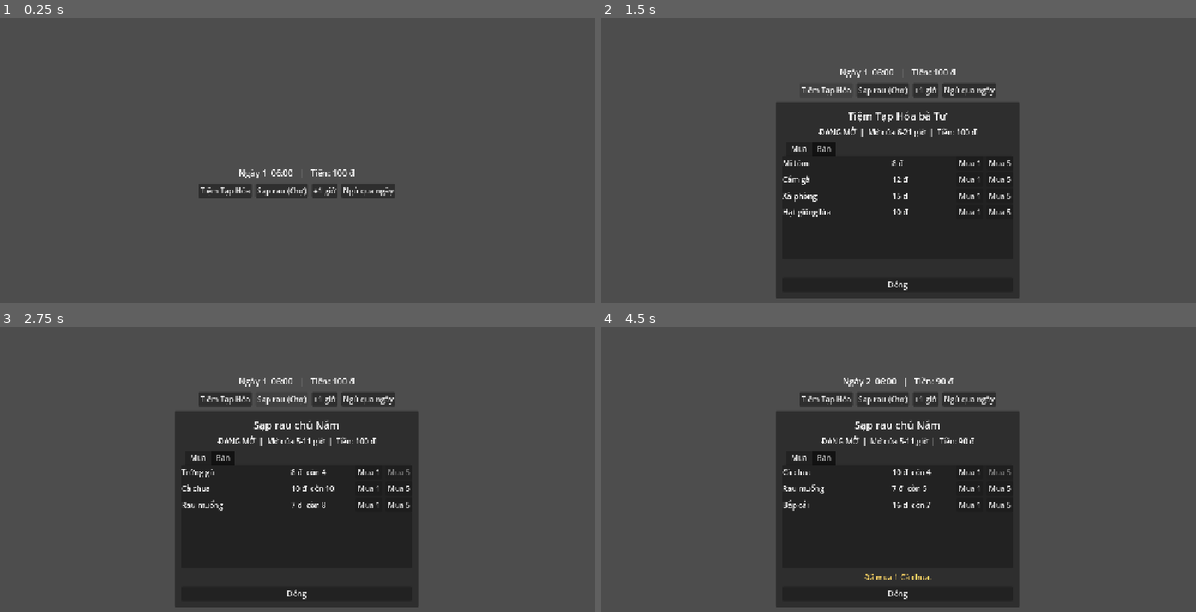
Above: before the commit, frames 1-4 (two rows, left to right).
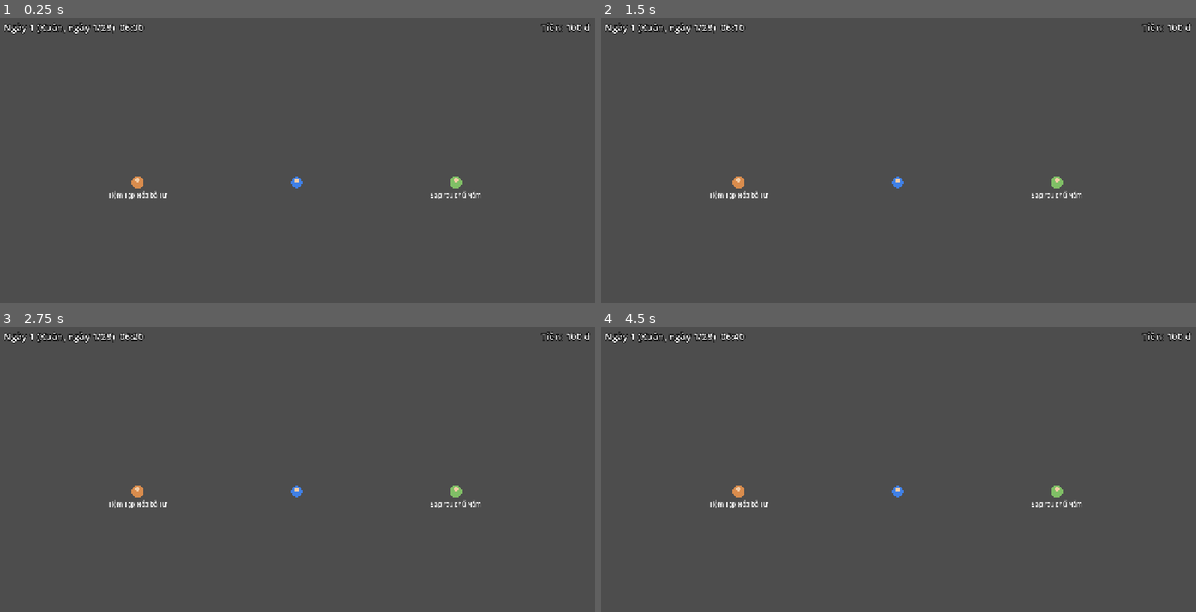
Above: after the commit, the same moments.

Repository: tmtgreen1008/Ngoi_Lang_Nho
Game: Godot game, scene res://maps/sandbox/sandbox.tscn
Same seed, same stepped clock (60 frames per second), same inputs: the game is played once before the commit and once after it. Before the commit the project starts from res://ui/shop/shop_demo.tscn.
Inputs (mouse positions are in pixels of both pictures, inside the frame that each line leads up to):
- Up to frame 1 (0.25 s): no input
- Up to frame 2 (1.5 s): click (827, 191) at 0.5 s, where only the run before the commit has a clickable "Tiệm Tạp Hóa"; click (827, 89) at 1.25 s, where only the run before the commit has a clickable "Tiệm Tạp Hóa"
- Up to frame 3 (2.75 s): click (279, 398) at 2 s, where only the run before the commit has a clickable "Sạp rau (Chợ)"
- Up to frame 4 (4.5 s): click (928, 398) at 2.75 s, where only the run before the commit has a clickable "+1 giờ"; click (969, 398) at 3.5 s, where only the run before the commit has a clickable "Ngủ qua ngày"; click (969, 472) at 4.25 s, where only the run before the commit has a clickable "Mua 1"

The runs differ from the first frame. In frame 1, 2.6% of the frame differs, in the area x 0-100%, y 1-64%; in frame 2, 30%; in frame 3, 30%; in frame 4, 30%, in the area x 0-100%, y 1-99%.

Commit message:
feat: Player, InteractableComponent, VendorNPC, HUD va map sandbox
Player di chuyen 8 huong, nham doi tuong tuong tac gan nhat, khoa khi shop mo.
VendorNPC phat shop_open_requested qua EventBus, ShopUI tu mo. HUD hien gio,
tien, goi y tuong tac. InputMap (WASD/mui ten, E). Anh chup trong docs.

Co-Authored-By: Claude Sonnet 5.5 <noreply@anthropic.com>

Diff:
--- /dev/null
+++ b/components/interactable/interactable_component.gd
@@ -0,0 +1,42 @@
+class_name InteractableComponent
+extends Area2D
+## Gắn vào bất kỳ thực thể nào có thể tương tác (NPC, rương, cửa, giường...).
+##
+## Component chỉ báo "người chơi đã tương tác" qua signal [signal interacted];
+## thực thể chủ sở hữu tự quyết định làm gì (mở shop, ngủ, nhặt đồ...).
+## Người chơi tìm thấy component qua vật lý: component nằm ở layer 2 ("interactable"),
+## còn vùng tìm của Player quét layer 2.
+
+## Người chơi bấm nút tương tác khi đang đứng gần.
+signal interacted(interactor: Node)
+
+## Vật lý: layer dành cho đối tượng tương tác được.
+const INTERACTABLE_LAYER: int = 2
+
+## Dòng gợi ý hiện ở HUD, vd "Nói chuyện với bà Tư".
+@export var prompt_text: String = "Tương tác"
+## Bán kính vùng mà người chơi phải bước vào mới tương tác được.
+@export_range(4.0, 200.0, 1.0) var interact_radius: float = 40.0
+## Tắt tạm thời (cửa hàng đang đóng, rương bị khoá...).
+@export var enabled: bool = true
+
+
+func _ready() -> void:
+	collision_layer = INTERACTABLE_LAYER
+	collision_mask = 0
+	monitoring = false  # Chỉ để người khác phát hiện, không tự phát hiện ai.
+	var shape := CollisionShape2D.new()
+	var circle := CircleShape2D.new()
+	circle.radius = interact_radius
+	shape.shape = circle
+	add_child(shape)
+
+
+func can_interact() -> bool:
+	return enabled
+
+
+## Người chơi [param interactor] tương tác. Không làm gì nếu đang tắt.
+func interact(interactor: Node) -> void:
+	if can_interact():
+		interacted.emit(interactor)
--- a/core/autoload/event_bus.gd
+++ b/core/autoload/event_bus.gd
@@ -38,6 +38,8 @@
 
 signal money_changed(new_amount: int, delta: int)
 ## Mở/đóng giao diện cửa hàng. [param vendor] là VendorData (Resource, tạo ở bước sau).
+## Yêu cầu mở cửa hàng (VendorNPC phát). [param vendor] là VendorComponent, [param buyer] là InventoryComponent của người mua; ShopUI nghe.
+signal shop_open_requested(vendor: Node, buyer: Node)
 signal shop_opened(vendor: Resource)
 signal shop_closed(vendor: Resource)
 ## Giao dịch hoàn tất. [param is_buying] = true nếu người chơi mua.
@@ -49,6 +51,8 @@
 signal interaction_started(interactable: Node)
 signal interaction_ended(interactable: Node)
 signal dialogue_requested(speaker_id: StringName, dialogue_id: StringName)
+## Gợi ý tương tác thay đổi (Player phát). Chuỗi rỗng = ẩn gợi ý. HUD nghe.
+signal interaction_prompt_changed(text: String)
 
 # --- Nông trại & chăn nuôi ------------------------------------------------------
 
--- /dev/null
+++ b/entities/player/player.gd
@@ -0,0 +1,82 @@
+class_name Player
+extends CharacterBody2D
+## Nhân vật người chơi: di chuyển 8 hướng, có kho đồ, và tương tác với đối tượng gần nhất.
+##
+## - Không gọi UI: gợi ý tương tác đi qua EventBus.interaction_prompt_changed.
+## - Khoá di chuyển khi cửa hàng mở (nghe EventBus.shop_opened/shop_closed).
+## - Input dùng InputMap: move_left/right/up/down và interact (khai báo trong project.godot).
+
+@export_range(10.0, 600.0, 1.0) var speed: float = 120.0
+
+## Kho đồ của người chơi (node con "Inventory").
+@onready var inventory: InventoryComponent = $Inventory
+@onready var _interaction_area: Area2D = $InteractionArea
+
+var movement_locked: bool = false
+
+var _nearby: Array[InteractableComponent] = []
+var _target: InteractableComponent = null
+
+
+func _ready() -> void:
+	_interaction_area.area_entered.connect(_on_area_entered)
+	_interaction_area.area_exited.connect(_on_area_exited)
+	EventBus.shop_opened.connect(func(_vendor: Resource) -> void: movement_locked = true)
+	EventBus.shop_closed.connect(func(_vendor: Resource) -> void: movement_locked = false)
+
+
+func _physics_process(_delta: float) -> void:
+	var direction := Vector2.ZERO
+	if not movement_locked:
+		direction = Input.get_vector("move_left", "move_right", "move_up", "move_down")
+	velocity = direction * speed
+	move_and_slide()
+	_update_target()
+
+
+func _unhandled_input(event: InputEvent) -> void:
+	if movement_locked or not event.is_action_pressed("interact"):
+		return
+	if _target != null and _target.can_interact():
+		EventBus.interaction_started.emit(_target)
+		_target.interact(self)
+		get_viewport().set_input_as_handled()
+
+
+## Đối tượng tương tác đang được nhắm (gần nhất), hoặc null.
+func get_target() -> InteractableComponent:
+	return _target
+
+
+func _on_area_entered(area: Area2D) -> void:
+	if area is InteractableComponent and not _nearby.has(area):
+		_nearby.append(area)
+
+
+func _on_area_exited(area: Area2D) -> void:
+	if area is InteractableComponent:
+		_nearby.erase(area)
+
+
+## Chọn đối tượng gần nhất còn tương tác được; phát gợi ý khi lựa chọn đổi.
+func _update_target() -> void:
+	var best: InteractableComponent = null
+	var best_distance: float = INF
+	for candidate: InteractableComponent in _nearby:
+		if not is_instance_valid(candidate) or not candidate.can_interact():
+			continue
+		var distance: float = global_position.distance_squared_to(candidate.global_position)
+		if distance < best_distance:
+			best_distance = distance
+			best = candidate
+	if best == _target:
+		return
+	_target = best
+	EventBus.interaction_prompt_changed.emit("" if best == null else "[E] " + best.prompt_text)
+
+# Vẽ tạm khi chưa có sprite.
+
+
+func _draw() -> void:
+	draw_circle(Vector2(0, 0), 12.0, Color(0.25, 0.5, 0.9))
+	draw_circle(Vector2(0, -4), 5.0, Color(0.95, 0.8, 0.65))
--- /dev/null
+++ b/entities/player/player.tscn
@@ -0,0 +1,32 @@
+[gd_scene load_steps=5 format=3]
+
+[ext_resource type="Script" path="res://entities/player/player.gd" id="1_player"]
+[ext_resource type="Script" path="res://components/inventory/inventory_component.gd" id="2_inv"]
+
+[sub_resource type="RectangleShape2D" id="RectangleShape2D_body"]
+size = Vector2(20, 14)
+
+[sub_resource type="CircleShape2D" id="CircleShape2D_reach"]
+radius = 36.0
+
+[node name="Player" type="CharacterBody2D"]
+collision_mask = 1
+motion_mode = 1
+script = ExtResource("1_player")
+
+[node name="CollisionShape2D" type="CollisionShape2D" parent="."]
+position = Vector2(0, 6)
+shape = SubResource("RectangleShape2D_body")
+
+[node name="InteractionArea" type="Area2D" parent="."]
+collision_layer = 0
+collision_mask = 2
+monitorable = false
+
+[node name="CollisionShape2D" type="CollisionShape2D" parent="InteractionArea"]
+shape = SubResource("CircleShape2D_reach")
+
+[node name="Inventory" type="Node" parent="."]
+script = ExtResource("2_inv")
+owner_id = &"player"
+slot_count = 16
--- /dev/null
+++ b/maps/sandbox/sandbox.gd
@@ -0,0 +1,71 @@
+extends Node2D
+## Map thử nghiệm: Player đi lại giữa hai NPC bán hàng (Tạp hóa và Chợ), bấm E để mua bán.
+## Dùng để thử Player + InteractableComponent + ShopUI + HUD cùng nhau;
+## các map thật (home, grocery_store, morning_market) sẽ thay thế scene này.
+
+const PLAYER_SCENE: PackedScene = preload("res://entities/player/player.tscn")
+const NPC_SCENE: PackedScene = preload("res://entities/vendor/vendor_npc.tscn")
+const SHOP_UI_SCENE: PackedScene = preload("res://ui/shop/shop_ui.tscn")
+const GROCERY_DATA: VendorData = preload("res://data/vendors/tap_hoa.tres")
+const MARKET_DATA: VendorData = preload("res://data/vendors/thuong_lai_rau.tres")
+
+const WORLD_SIZE: Vector2 = Vector2(1280, 720)
+
+var player: Player
+var grocery_npc: VendorNPC
+var market_npc: VendorNPC
+var shop_ui: ShopUI
+
+
+func _ready() -> void:
+	_build_walls()
+
+	grocery_npc = _add_npc(GROCERY_DATA, Vector2(300, 360), Color(0.85, 0.55, 0.3))
+	market_npc = _add_npc(MARKET_DATA, Vector2(980, 360), Color(0.5, 0.75, 0.4))
+
+	player = PLAYER_SCENE.instantiate()
+	player.position = WORLD_SIZE / 2.0
+	add_child(player)
+	player.inventory.add_item(ItemDatabase.get_item(&"lua"), 12)
+	player.inventory.add_item(ItemDatabase.get_item(&"trung_ga"), 4)
+
+	add_child(Hud.new())
+
+	var ui_layer := CanvasLayer.new()
+	ui_layer.layer = 20
+	add_child(ui_layer)
+	var center := CenterContainer.new()
+	center.set_anchors_preset(Control.PRESET_FULL_RECT)
+	center.mouse_filter = Control.MOUSE_FILTER_IGNORE
+	ui_layer.add_child(center)
+	shop_ui = SHOP_UI_SCENE.instantiate()
+	center.add_child(shop_ui)
+
+
+func _add_npc(data: VendorData, pos: Vector2, color: Color) -> VendorNPC:
+	var npc: VendorNPC = NPC_SCENE.instantiate()
+	npc.vendor_data = data
+	npc.body_color = color
+	npc.position = pos
+	add_child(npc)
+	return npc
+
+
+## Bốn bức tường vô hình quanh màn hình để Player không đi ra ngoài.
+func _build_walls() -> void:
+	var thickness: float = 40.0
+	var rects: Array[Rect2] = [
+		Rect2(-thickness, -thickness, WORLD_SIZE.x + thickness * 2, thickness),
+		Rect2(-thickness, WORLD_SIZE.y, WORLD_SIZE.x + thickness * 2, thickness),
+		Rect2(-thickness, 0, thickness, WORLD_SIZE.y),
+		Rect2(WORLD_SIZE.x, 0, thickness, WORLD_SIZE.y),
+	]
+	for rect: Rect2 in rects:
+		var body := StaticBody2D.new()
+		var shape := CollisionShape2D.new()
+		var box := RectangleShape2D.new()
+		box.size = rect.size
+		shape.shape = box
+		body.position = rect.position + rect.size / 2.0
+		body.add_child(shape)
+		add_child(body)
--- /dev/null
+++ b/maps/sandbox/sandbox.tscn
@@ -0,0 +1,6 @@
+[gd_scene load_steps=2 format=3]
+
+[ext_resource type="Script" path="res://maps/sandbox/sandbox.gd" id="1_map"]
+
+[node name="Sandbox" type="Node2D"]
+script = ExtResource("1_map")
--- a/project.godot
+++ b/project.godot
@@ -5,7 +5,7 @@
 
 config/name="Hương Quê"
 config/features=PackedStringArray("4.7", "GL Compatibility")
-run/main_scene="res://ui/shop/shop_demo.tscn"
+run/main_scene="res://maps/sandbox/sandbox.tscn"
 
 [autoload]
 
@@ -20,6 +20,34 @@
 window/size/viewport_height=720
 window/stretch/mode="canvas_items"
 
+[input]
+
+move_left={
+"deadzone": 0.2,
+"events": [Object(InputEventKey,"resource_local_to_scene":false,"resource_name":"","device":-1,"window_id":0,"alt_pressed":false,"shift_pressed":false,"ctrl_pressed":false,"meta_pressed":false,"pressed":false,"keycode":0,"physical_keycode":65,"key_label":0,"unicode":0,"location":0,"echo":false,"script":null), Object(InputEventKey,"resource_local_to_scene":false,"resource_name":"","device":-1,"window_id":0,"alt_pressed":false,"shift_pressed":false,"ctrl_pressed":false,"meta_pressed":false,"pressed":false,"keycode":0,"physical_keycode":4194319,"key_label":0,"unicode":0,"location":0,"echo":false,"script":null)
+]
+}
+move_right={
+"deadzone": 0.2,
+"events": [Object(InputEventKey,"resource_local_to_scene":false,"resource_name":"","device":-1,"window_id":0,"alt_pressed":false,"shift_pressed":false,"ctrl_pressed":false,"meta_pressed":false,"pressed":false,"keycode":0,"physical_keycode":68,"key_label":0,"unicode":0,"location":0,"echo":false,"script":null), Object(InputEventKey,"resource_local_to_scene":false,"resource_name":"","device":-1,"window_id":0,"alt_pressed":false,"shift_pressed":false,"ctrl_pressed":false,"meta_pressed":false,"pressed":false,"keycode":0,"physical_keycode":4194321,"key_label":0,"unicode":0,"location":0,"echo":false,"script":null)
+]
+}
+move_up={
+"deadzone": 0.2,
+"events": [Object(InputEventKey,"resource_local_to_scene":false,"resource_name":"","device":-1,"window_id":0,"alt_pressed":false,"shift_pressed":false,"ctrl_pressed":false,"meta_pressed":false,"pressed":false,"keycode":0,"physical_keycode":87,"key_label":0,"unicode":0,"location":0,"echo":false,"script":null), Object(InputEventKey,"resource_local_to_scene":false,"resource_name":"","device":-1,"window_id":0,"alt_pressed":false,"shift_pressed":false,"ctrl_pressed":false,"meta_pressed":false,"pressed":false,"keycode":0,"physical_keycode":4194320,"key_label":0,"unicode":0,"location":0,"echo":false,"script":null)
+]
+}
+move_down={
+"deadzone": 0.2,
+"events": [Object(InputEventKey,"resource_local_to_scene":false,"resource_name":"","device":-1,"window_id":0,"alt_pressed":false,"shift_pressed":false,"ctrl_pressed":false,"meta_pressed":false,"pressed":false,"keycode":0,"physical_keycode":83,"key_label":0,"unicode":0,"location":0,"echo":false,"script":null), Object(InputEventKey,"resource_local_to_scene":false,"resource_name":"","device":-1,"window_id":0,"alt_pressed":false,"shift_pressed":false,"ctrl_pressed":false,"meta_pressed":false,"pressed":false,"keycode":0,"physical_keycode":4194322,"key_label":0,"unicode":0,"location":0,"echo":false,"script":null)
+]
+}
+interact={
+"deadzone": 0.2,
+"events": [Object(InputEventKey,"resource_local_to_scene":false,"resource_name":"","device":-1,"window_id":0,"alt_pressed":false,"shift_pressed":false,"ctrl_pressed":false,"meta_pressed":false,"pressed":false,"keycode":0,"physical_keycode":69,"key_label":0,"unicode":0,"location":0,"echo":false,"script":null)
+]
+}
+
 [rendering]
 
 renderer/rendering_method="gl_compatibility"
--- /dev/null
+++ b/ui/hud/hud.gd
@@ -0,0 +1,68 @@
+class_name Hud
+extends CanvasLayer
+## HUD cơ bản: ngày/mùa/giờ (trái trên), tiền (phải trên), gợi ý tương tác (giữa dưới).
+##
+## Chỉ nghe EventBus; không biết Player hay các hệ thống khác.
+
+var _time_label: Label
+var _money_label: Label
+var _prompt_label: Label
+
+
+func _ready() -> void:
+	layer = 10
+	var margin := MarginContainer.new()
+	margin.set_anchors_preset(Control.PRESET_FULL_RECT)
+	margin.mouse_filter = Control.MOUSE_FILTER_IGNORE
+	for side: String in ["left", "top", "right", "bottom"]:
+		margin.add_theme_constant_override("margin_" + side, 14)
+	add_child(margin)
+
+	var root := Control.new()
+	root.mouse_filter = Control.MOUSE_FILTER_IGNORE
+	margin.add_child(root)
+
+	_time_label = _make_label(root, 20)
+	_money_label = _make_label(root, 20)
+	_money_label.set_anchors_and_offsets_preset(Control.PRESET_TOP_RIGHT)
+	_money_label.horizontal_alignment = HORIZONTAL_ALIGNMENT_RIGHT
+	_money_label.grow_horizontal = Control.GROW_DIRECTION_BEGIN
+	_prompt_label = _make_label(root, 22)
+	_prompt_label.set_anchors_and_offsets_preset(Control.PRESET_CENTER_BOTTOM)
+	_prompt_label.grow_horizontal = Control.GROW_DIRECTION_BOTH
+	_prompt_label.grow_vertical = Control.GROW_DIRECTION_BEGIN
+	_prompt_label.add_theme_color_override("font_color", Color(1.0, 0.9, 0.5))
+
+	EventBus.time_ticked.connect(func(_h: int, _m: int) -> void: _update_time())
+	EventBus.day_changed.connect(func(_d: int) -> void: _update_time())
+	EventBus.money_changed.connect(func(_amount: int, _delta: int) -> void: _update_money())
+	EventBus.interaction_prompt_changed.connect(func(text: String) -> void: _prompt_label.text = text)
+	# Ẩn gợi ý khi đang mua bán để không chồng lên cửa hàng.
+	EventBus.shop_opened.connect(func(_vendor: Resource) -> void: _prompt_label.hide())
+	EventBus.shop_closed.connect(func(_vendor: Resource) -> void: _prompt_label.show())
+	_update_time()
+	_update_money()
+
+
+func _make_label(parent: Node, font_size: int) -> Label:
+	var label := Label.new()
+	label.add_theme_font_size_override("font_size", font_size)
+	label.add_theme_color_override("font_outline_color", Color.BLACK)
+	label.add_theme_constant_override("outline_size", 5)
+	label.mouse_filter = Control.MOUSE_FILTER_IGNORE
+	parent.add_child(label)
+	return label
+
+
+func _update_time() -> void:
+	_time_label.text = "Ngày %d (%s, ngày %d/%d)  %s" % [
+		TimeManager.day,
+		TimeManager.get_season_name(),
+		TimeManager.get_day_of_season(),
+		TimeManager.days_per_season,
+		TimeManager.get_time_string(),
+	]
+
+
+func _update_money() -> void:
+	_money_label.text = "Tiền: %d đ" % EconomyManager.money
--- a/ui/shop/shop_ui.gd
+++ b/ui/shop/shop_ui.gd
@@ -25,7 +25,20 @@
 	EventBus.money_changed.connect(func(_amount: int, _delta: int) -> void: _refresh())
 	EventBus.inventory_changed.connect(func(_owner: StringName) -> void: _refresh())
 	EventBus.time_ticked.connect(func(_h: int, _m: int) -> void: _refresh())
+	EventBus.shop_open_requested.connect(_on_shop_open_requested)
 	hide()
+
+
+## Esc (ui_cancel) đóng cửa hàng đang mở.
+func _unhandled_input(event: InputEvent) -> void:
+	if visible and event.is_action_pressed("ui_cancel"):
+		close()
+		get_viewport().set_input_as_handled()
+
+
+func _on_shop_open_requested(vendor: Node, buyer: Node) -> void:
+	if vendor is VendorComponent and buyer is InventoryComponent:
+		open(vendor, buyer)
 
 
 ## Mở cửa hàng của [param vendor] cho người chơi có kho [param buyer].
Not shown, added: components/interactable/interactable_component.gd.uid
Not shown, changed: components/vendor/vendor_component.gd
Not shown, added: docs/screenshots/shop_1_grocery.png.import
Not shown, added: docs/screenshots/shop_2_market_buy.png.import
Not shown, added: docs/screenshots/shop_3_market_sell.png.import
Not shown, added: docs/screenshots/shop_4_market_closed.png.import
Binary file added: docs/screenshots/world_1_prompt.png
Binary file added: docs/screenshots/world_2_shop_open.png
Binary file added: docs/screenshots/world_3_market_sell.png
Not shown, added: entities/player/player.gd.uid
Not shown, added: entities/vendor/vendor_npc.gd
Not shown, added: entities/vendor/vendor_npc.gd.uid
(and 4 more such lines)
